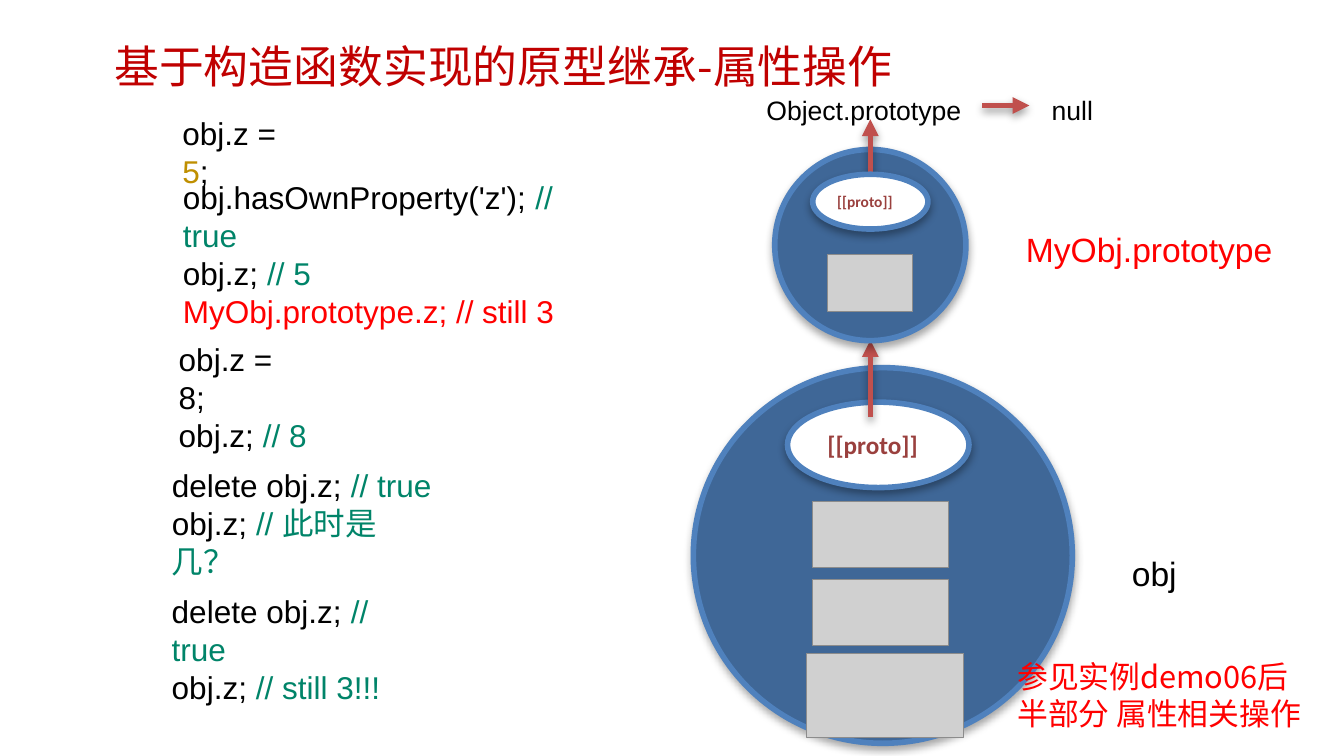
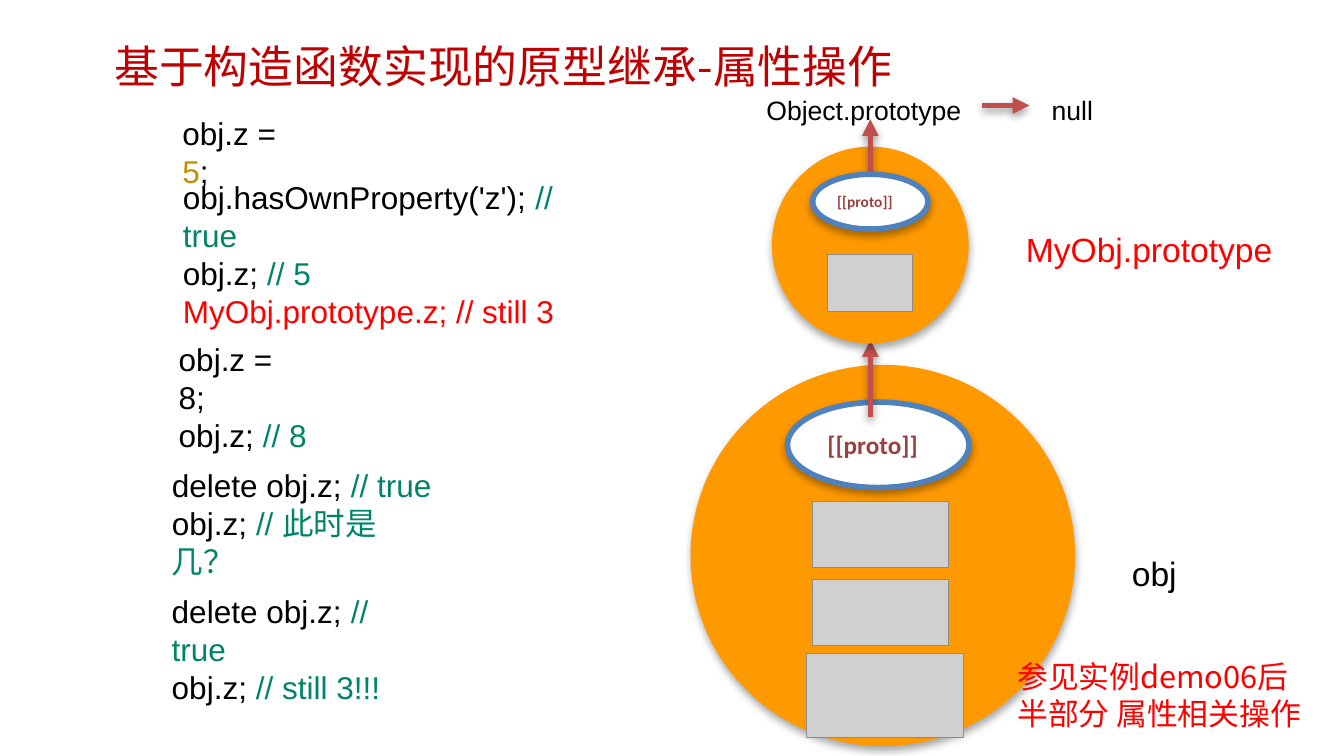
Before and after one commit to edu2act/course-javascript-advanced, a slide deck: slide 15 of 课程PPT/07.JavaScript面向对象编程 一.pptx (slide 16 before the commit). Drawn at 1344x756 pixels with LibreOffice and Linux fonts; fonts in the diff are those of the drawing; grey boxes stand for pictures; background and template pictures are left out. Boxes give left, top, right and bottom in pixels: in the first picture for what was removed or moved away, otherwise in the second. Text is boxed around its words. In the diff, an @@ line names an element or a change of style, - is before the commit and + after.

```diff
--- a/课程PPT/07.JavaScript面向对象编程 一.pptx
+++ b/课程PPT/07.JavaScript面向对象编程 一.pptx
@@ freeform shape at [775,149,967,341]: fill #3F6797 to #FF9900; outline #4F81BD 4 pt to #FF9900 4 pt @@
@@ freeform shape at [694,368,1073,744]: fill #3F6797 to #FF9900; outline #4F81BD 4 pt to #FF9900 4 pt @@
```
Also in this commit, not shown: 3 other slides changed, 1 slide added, 1 slide removed, 5 other files.
